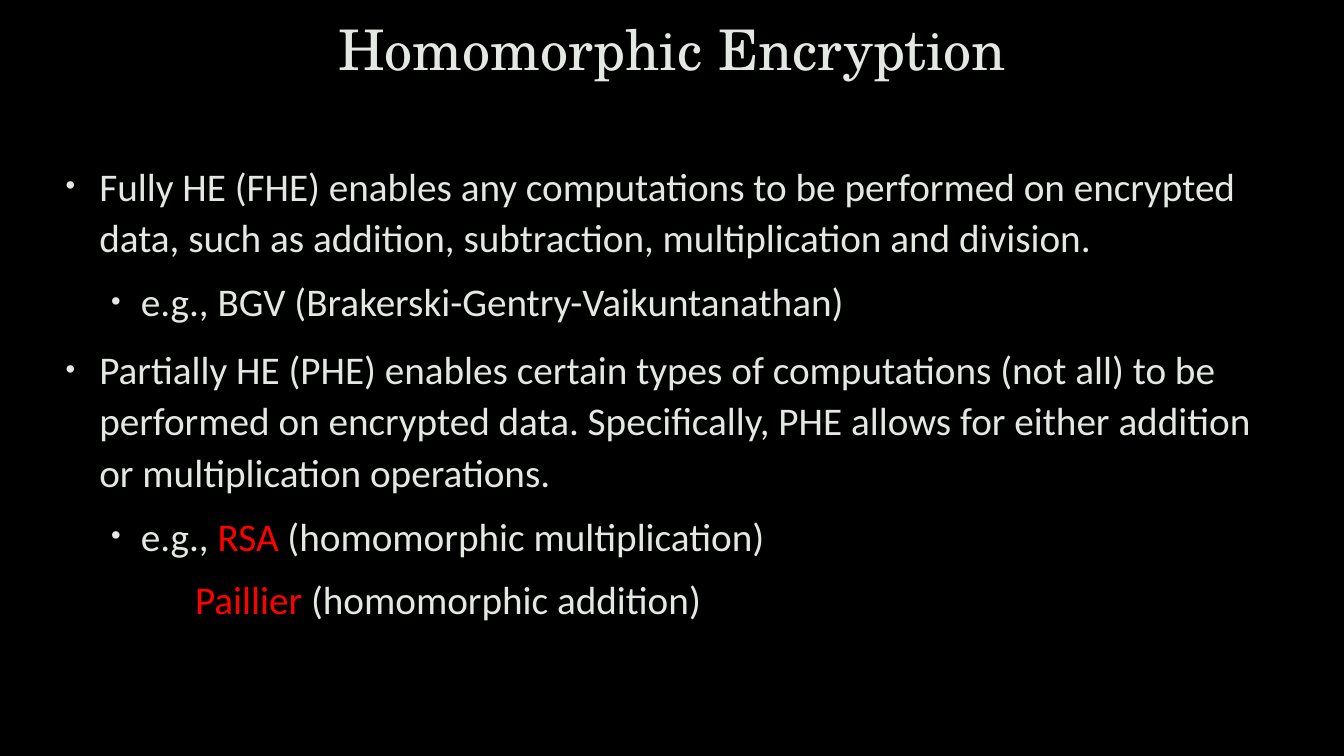
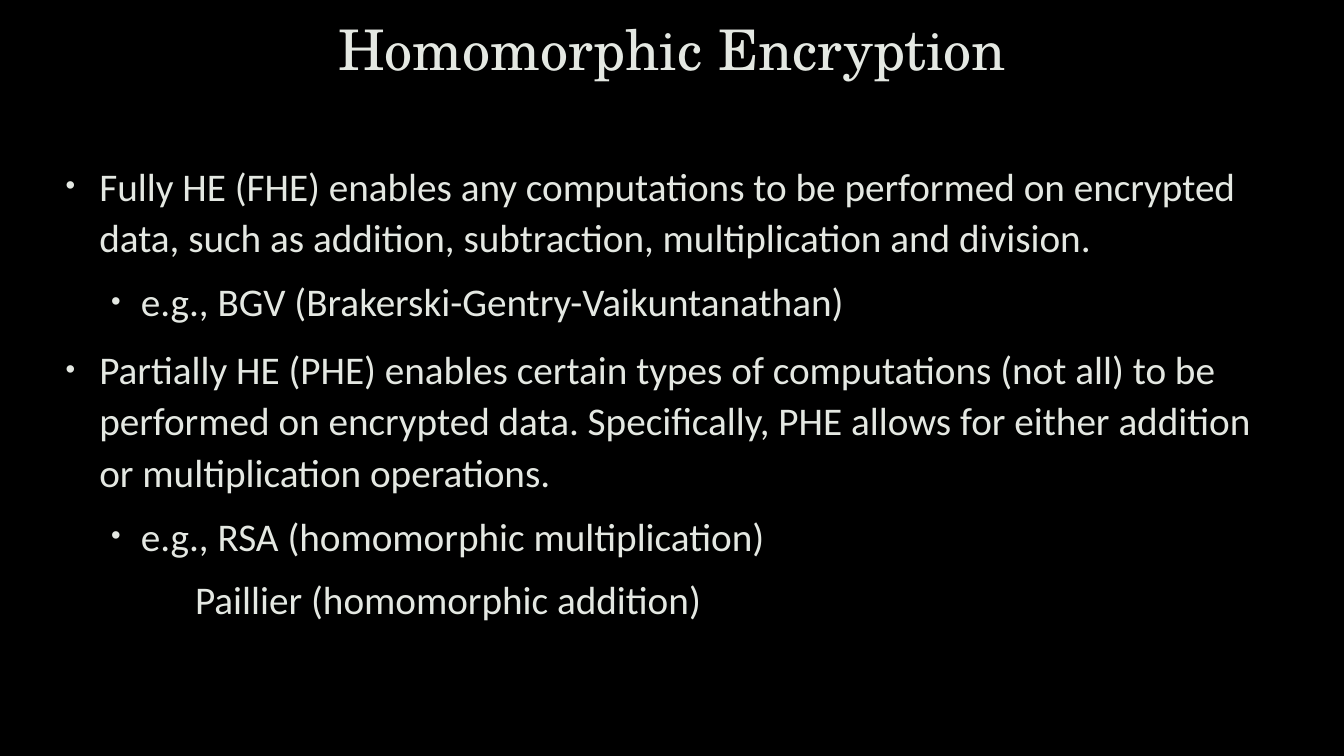
Before and after one commit to uwacyber/cits1003, a slide deck: slide 39 of cits1003-lecture_slides/CITS1003-A Cyber Law and CI_CPS-exercises.pptx (slide 42 before the commit). Drawn at 1344x756 pixels with LibreOffice and Linux fonts; fonts in the diff are those of the drawing; background and template pictures are left out. Boxes give left, top, right and bottom in pixels: in the first picture for what was removed or moved away, otherwise in the second. Text is boxed around its words. In the diff, an @@ line names an element or a change of style, - is before the commit and + after.

```diff
--- a/cits1003-lecture_slides/CITS1003-A Cyber Law and CI_CPS-exercises.pptx
+++ b/cits1003-lecture_slides/CITS1003-A Cyber Law and CI_CPS-exercises.pptx
@@ text at <box>141,522,765,621</box>: text colour #FF0000 to #E4E8E2 in "RSA", "Paillier" @@
```
Also in this commit, not shown: 33 other slides changed, 13 slides added, 19 slides removed.
